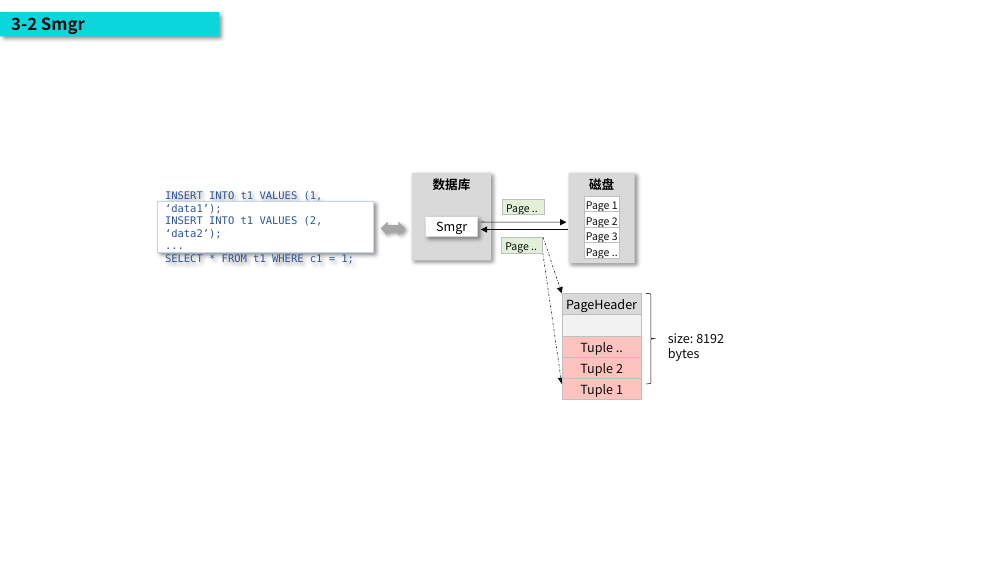
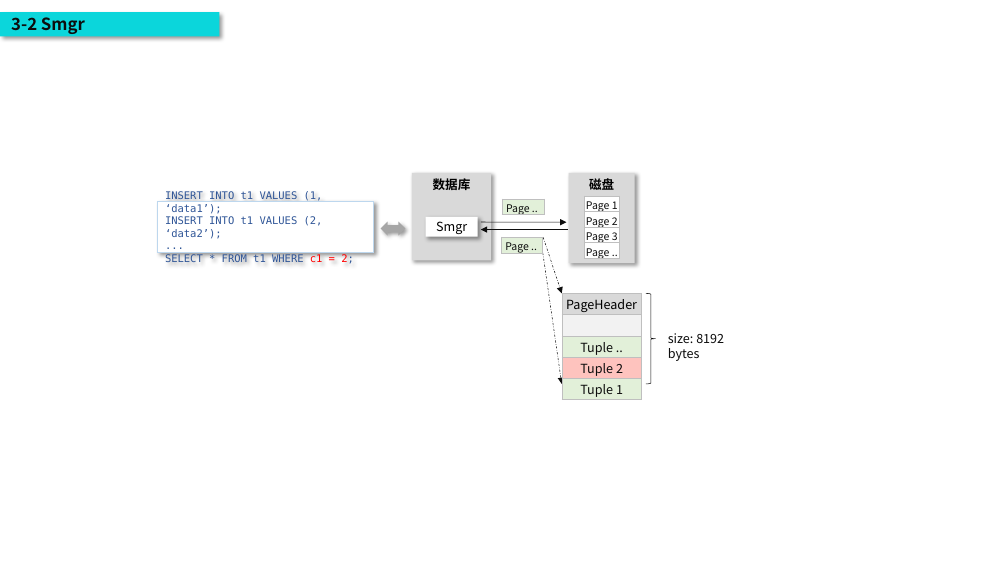
Before and after one commit to poorkk/lorand, a slide deck: slide 9 of source/doc/数据库安全.pptx (slide 7 before the commit). Drawn at 1008x567 pixels with LibreOffice and Linux fonts; fonts in the diff are those of the drawing. Boxes give left, top, right and bottom in pixels: in the first picture for what was removed or moved away, otherwise in the second. Text is boxed around its words. In the diff, an @@ line names an element or a change of style, - is before the commit and + after.

```diff
--- a/source/doc/数据库安全.pptx
+++ b/source/doc/数据库安全.pptx
@@ text in rectangle at [165, 254, 354, 265]: text changed @@
-SELECT * FROM t1 WHERE c1 = 1;
+SELECT * FROM t1 WHERE c1 = 2;
@@ table at [563, 293, 642, 401] @@
@@ fill #FEC3BE to #E2F0D9 in 2 cells @@
```
Also in this commit, not shown: 4 other slides changed, 5 slides added, 22 other files.
